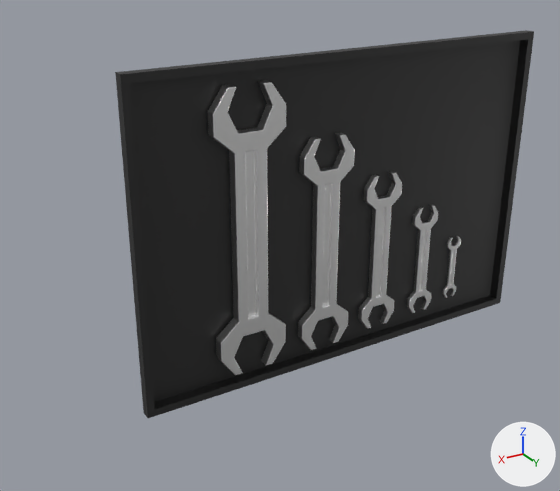
Renders of the FBX model Assets/Prefabs/Cartoony wrench.fbx from each side of a commit.
Camera for both pictures: a 50 mm lens placed at (8.57, 5.95, 14.63), pointed at (-2.27, -12.11, 5.6). Every picture has the same lights, and +X, +Y and +Z are marked at lower right. The picture after the commit comes second. Where no turn or scale is listed for an object, it has been applied to the vertices. Vertices at exactly the same position are counted once.

The older version as bpy lines, for what is in view:
```python
me_cube_009 = bpy.data.meshes.new('Cube.009')
me_cube_009.from_pydata(...)  # 9720 vertices, 9879 faces; spans x -11.62..2.3, y -12.17..-11.75, z 1.32..11.1
# faces by material slot: [9866, 13]
me_cube_009.materials.append(mat_wrenchmaterial)  # white #ffffff
me_cube_009.materials.append(mat_material_014)  # black #252525
ob_cartoony_wrench = bpy.data.objects.new('Cartoony wrench', me_cube_009)
ob_cartoony_wrench.location = (0.0, 0.0, 0.0)
```
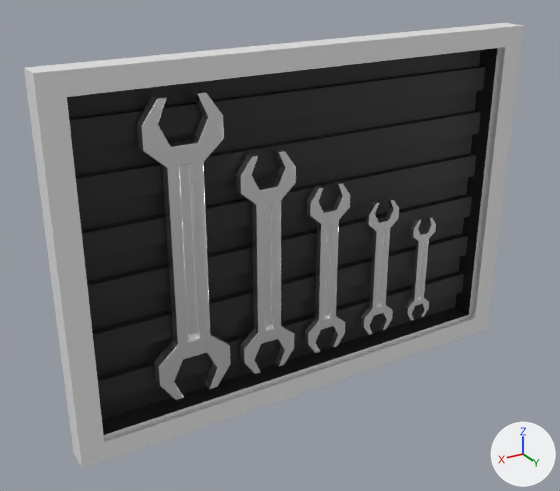
Changed parts and their boxes [x1, y1, x2, y2] in the pictures (560 x 491 px; the box of a moved part takes in the faces that stretch with it):
```json
{"object": "Cartoony wrench", "change": "reshaped", "before": [115, 30, 534, 418], "after": [24, 23, 524, 469], "on screen": "19% wider, 15% taller"}
{"part": 1, "of": "me_cube_009", "change": "moved or reshaped", "before": [207, 80, 286, 375], "after": [137, 90, 230, 400]}
{"part": 2, "of": "me_cube_009", "change": "added", "after": [305, 182, 350, 353]}
{"part": 3, "of": "me_cube_009", "change": "added", "after": [405, 216, 436, 320]}
{"part": 4, "of": "me_cube_009", "change": "rebuilt", "before": [115, 30, 534, 418], "after": [24, 23, 524, 469], "on screen": "19% wider, 15% taller"}
{"part": 5, "of": "me_cube_009", "change": "added", "after": [361, 198, 399, 335]}
{"part": 6, "of": "me_cube_009", "change": "added", "after": [236, 149, 296, 374]}
{"part": 7, "of": "me_cube_009", "change": "deleted", "before": [406, 205, 438, 313]}
{"part": 8, "of": "me_cube_009", "change": "deleted", "before": [298, 133, 355, 350]}
{"part": 9, "of": "me_cube_009", "change": "deleted", "before": [442, 236, 461, 298]}
{"part": 10, "of": "me_cube_009", "change": "deleted", "before": [358, 171, 402, 329]}
```

The change, as JSON lines over the scene's bpy script:
```json
{"op": "add", "block": "mat_material_021", "code": ["mat_material_021 = principled_material('Material.021')", "mat_material_021.base_color = (0.8, 0.8, 0.8)  # white #e7e7e7"]}
{"block": "me_cube_009", "where": "# used by ob_cartoony_wrench; location = (0.0, 0.0, 0.0)"}
{"op": "remove", "block": "me_cube_009", "code": "me_cube_009.from_pydata(...)  # 9720 vertices, 9879 faces; spans x -11.62..2.3, y -12.17..-11.75, z 1.32..11.1"}
{"op": "add", "block": "me_cube_009", "code": "me_cube_009.from_pydata(...)  # 9944 vertices, 10099 faces; spans x -10.31..4.49, y -12.14..-11.12, z 0.96..11.46"}
{"block": "me_cube_009", "change": "me_cube_009 part 1: the loose piece of 1944 vertices spanning x -2.26..-0.05, y -12.09..-11.75, z 1.89..10.5 is moved by (2.06, 0.29, 0.01)"}
{"block": "me_cube_009", "change": "me_cube_009 part 2: the loose piece of 1944 vertices spanning x -2.26..-0.05, y -12.09..-11.75, z 1.89..10.5 is copied, and the copy is scaled about its middle by 0.631, then moved by (-2.48, 0.29, -1.54); it spans x -4.33..-2.93, y -11.73..-11.52, z 1.94..7.38"}
{"block": "me_cube_009", "change": "me_cube_009 part 3: the loose piece of 1944 vertices spanning x -2.26..-0.05, y -12.09..-11.75, z 1.89..10.5 is copied, and the copy is scaled about its middle by 0.419, then moved by (-6.21, 0.29, -2.41); it spans x -7.83..-6.9, y -11.69..-11.55, z 1.99..5.59"}
{"block": "me_cube_009", "change": "me_cube_009 part 4: the loose piece of 16 vertices spanning x -11.62..2.3, y -12.17..-11.84, z 1.32..11.1 is rebuilt with 224 vertices and now spans x -10.31..4.49, y -12.14..-11.12, z 0.96..11.46"}
{"block": "me_cube_009", "change": "me_cube_009 part 5: a new loose piece of 1944 vertices spanning x -6.24..-5.08, y -11.71..-11.54, z 1.97..6.51, in mat_wrenchmaterial (white #ffffff)"}
{"block": "me_cube_009", "change": "me_cube_009 part 6: a new loose piece of 1944 vertices spanning x -2.41..-0.68, y -11.76..-11.49, z 1.9..8.66, in mat_wrenchmaterial (white #ffffff)"}
{"block": "me_cube_009", "change": "me_cube_009 part 7: the loose piece of 1944 vertices spanning x -8.26..-7.28, y -12.09..-11.94, z 1.97..5.8 is deleted"}
{"block": "me_cube_009", "change": "me_cube_009 part 8: the loose piece of 1944 vertices spanning x -4.65..-2.89, y -12.09..-11.82, z 1.87..8.74 is deleted"}
{"block": "me_cube_009", "change": "me_cube_009 part 9: the loose piece of 1928 vertices spanning x -9.48..-8.9, y -12.09..-12.0, z 2.13..4.41 is deleted"}
{"block": "me_cube_009", "change": "me_cube_009 part 10: 1944 vertices removed from x -6.59..-5.24, y -12.09..-11.88, z 1.96..7.23"}
{"op": "add", "block": "me_cube_009", "code": "me_cube_009.materials.append(mat_material_021)  # white #e7e7e7"}
```
